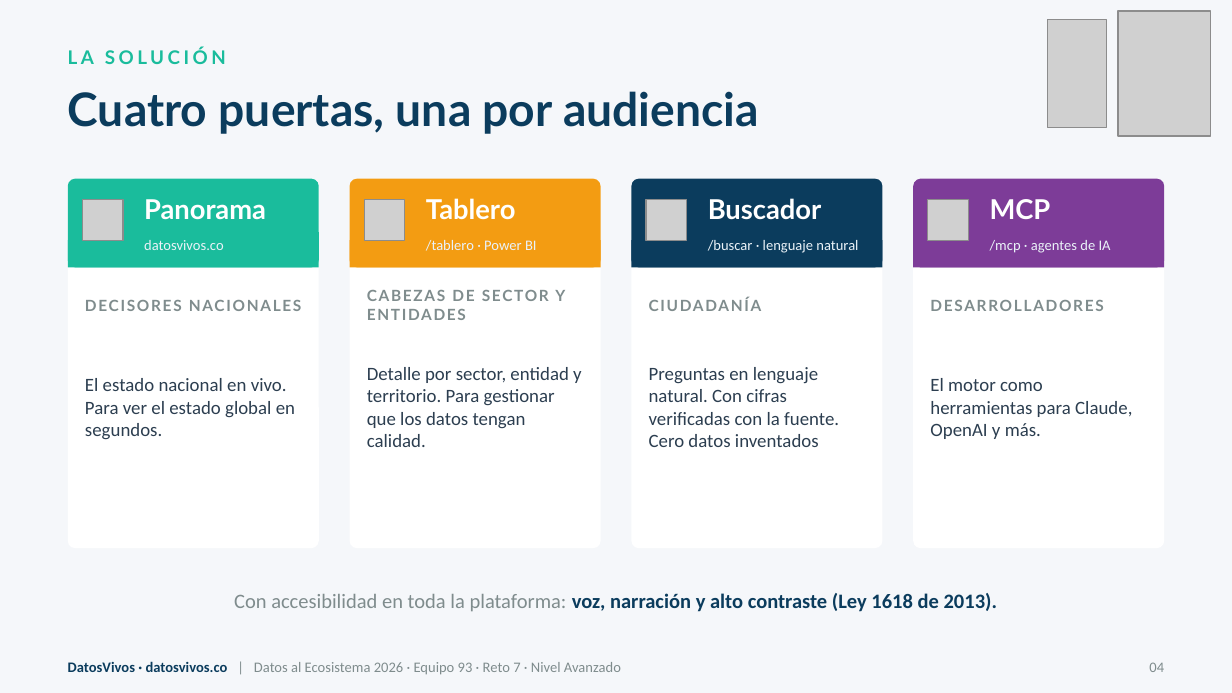
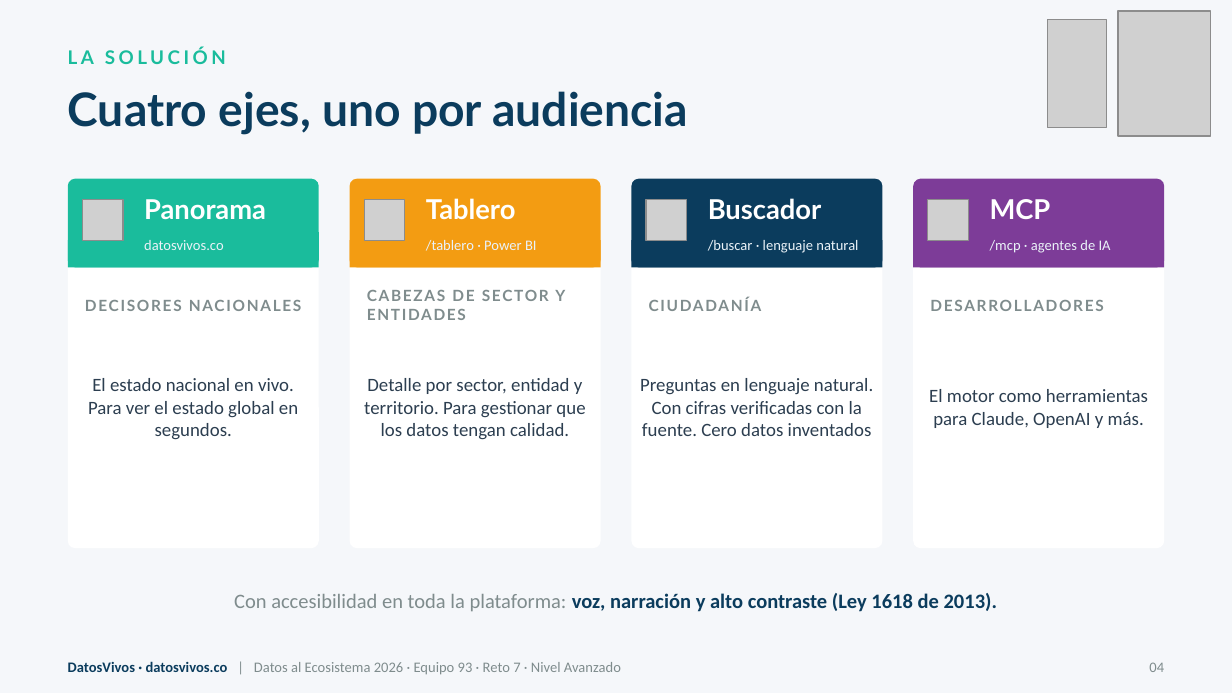
Before and after one commit to jsricop/DatosVivos, a slide deck: slide 4 of recursos/presentacion.pptx. Drawn at 1232x693 pixels with LibreOffice and Linux fonts; fonts in the diff are those of the drawing; grey boxes stand for pictures. Boxes give left, top, right and bottom in pixels: in the first picture for what was removed or moved away, otherwise in the second. Text is boxed around its words. In the diff, an @@ line names an element or a change of style, - is before the commit and + after.

```diff
--- a/recursos/presentacion.pptx
+++ b/recursos/presentacion.pptx
@@ text at bbox=[68, 91, 688, 135]: text changed @@
-Cuatro puertas, una por audiencia
+Cuatro ejes, uno por audiencia
@@ text "Detalle por sector, entidad y ...": place and size @@
-text "Detalle por sector, entidad y ..." at bbox=[367, 367, 582, 447]
+text "Detalle por sector, entidad y ..." at bbox=[364, 378, 585, 440]
@@ alignment left to centre in 4 elements at bbox=[88, 378, 298, 440], bbox=[364, 378, 585, 440], bbox=[929, 389, 1148, 428], bbox=[640, 378, 873, 436] @@
@@ text "Preguntas en lenguaje natural. Con ...": place and size @@
-text "Preguntas en lenguaje natural. Con ..." at bbox=[649, 367, 839, 447]
+text "Preguntas en lenguaje natural. Con ..." at bbox=[640, 378, 873, 436]
@@ text "El motor como herramientas para ...": place and size @@
-text "El motor como herramientas para ..." at bbox=[930, 378, 1132, 439]
+text "El motor como herramientas para ..." at bbox=[929, 389, 1148, 428]
```
Also in this commit, not shown: 11 other slides changed, 1 other file.
